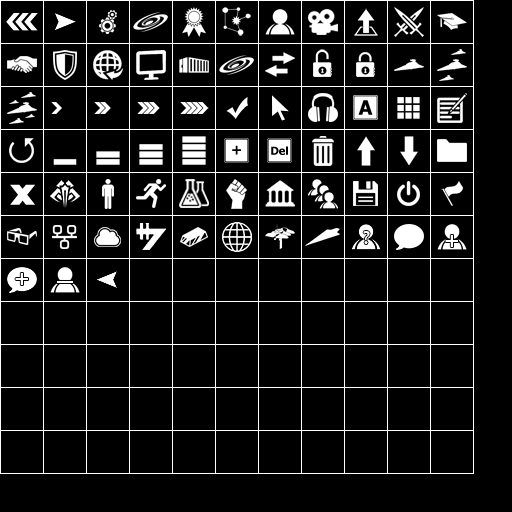
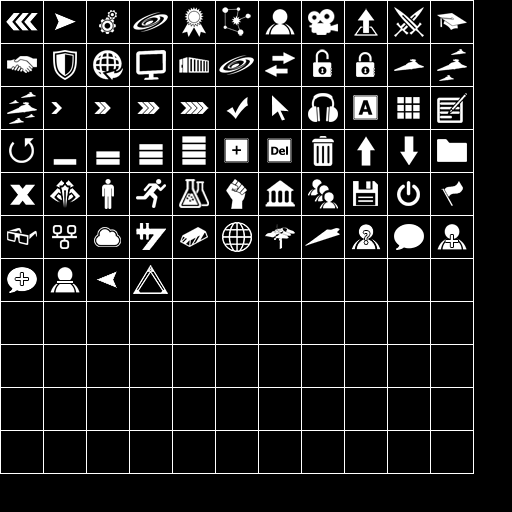
Layers edited between the first and the second (512, 512) image:
added layer "Layer 1" above "Grid" over [133, 265, 168, 294]
